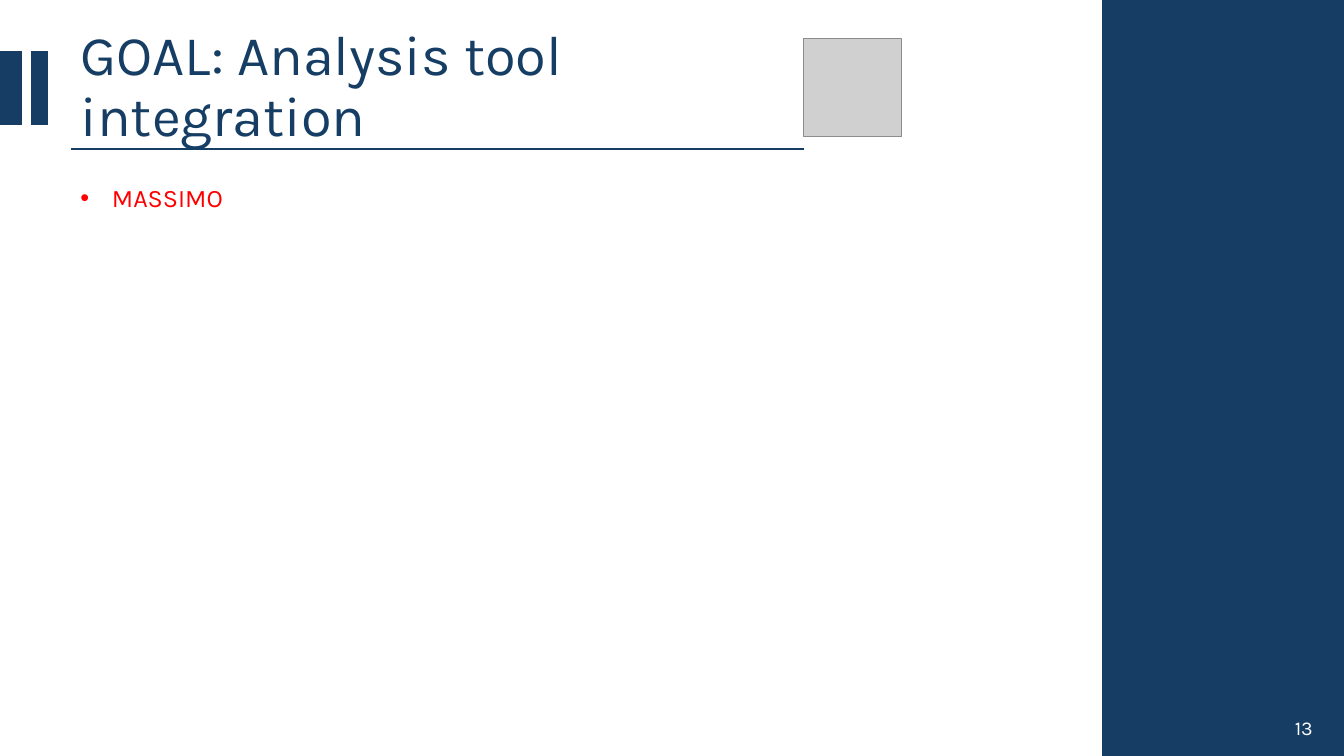
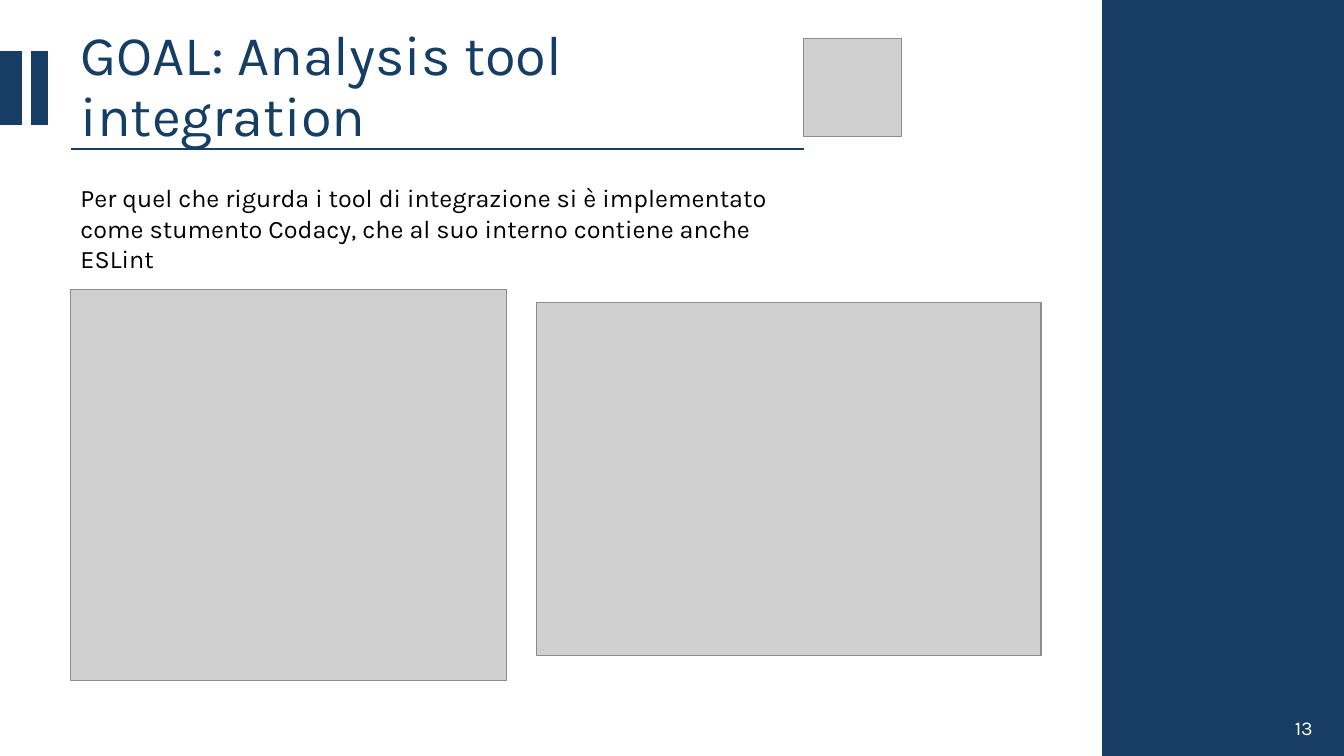
Before and after one commit to CSW-Teams/MS3-docs, a slide deck: slide 9 of ShiftsHappen/Sprint 3/CSW Sprint 3.pptx. Drawn at 1344x756 pixels with LibreOffice and Linux fonts; fonts in the diff are those of the drawing; grey boxes stand for pictures. Boxes give left, top, right and bottom in pixels: in the first picture for what was removed or moved away, otherwise in the second. Text is boxed around its words. In the diff, an @@ line names an element or a change of style, - is before the commit and + after.

Commit message:
Shifts Happen - Slided Sprint 3 Ralisin Code analyses

```diff
--- a/ShiftsHappen/Sprint 3/CSW Sprint 3.pptx
+++ b/ShiftsHappen/Sprint 3/CSW Sprint 3.pptx
@@ text at [80,188,766,244]: text changed; text colour #FF0000 to #000000 @@
-• MASSIMO
+Per quel che rigurda i tool di integrazione si è implementato come stumento Codacy, che al suo interno contiene anche ESLint
@@ picture added at [71,290,506,682] @@
@@ picture added at [537,302,1042,655] @@
```
